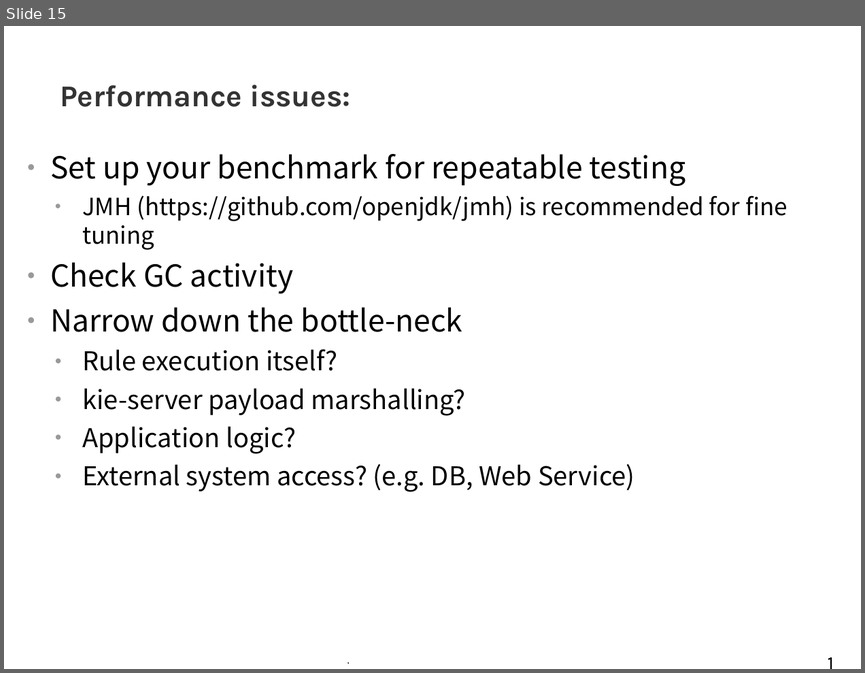
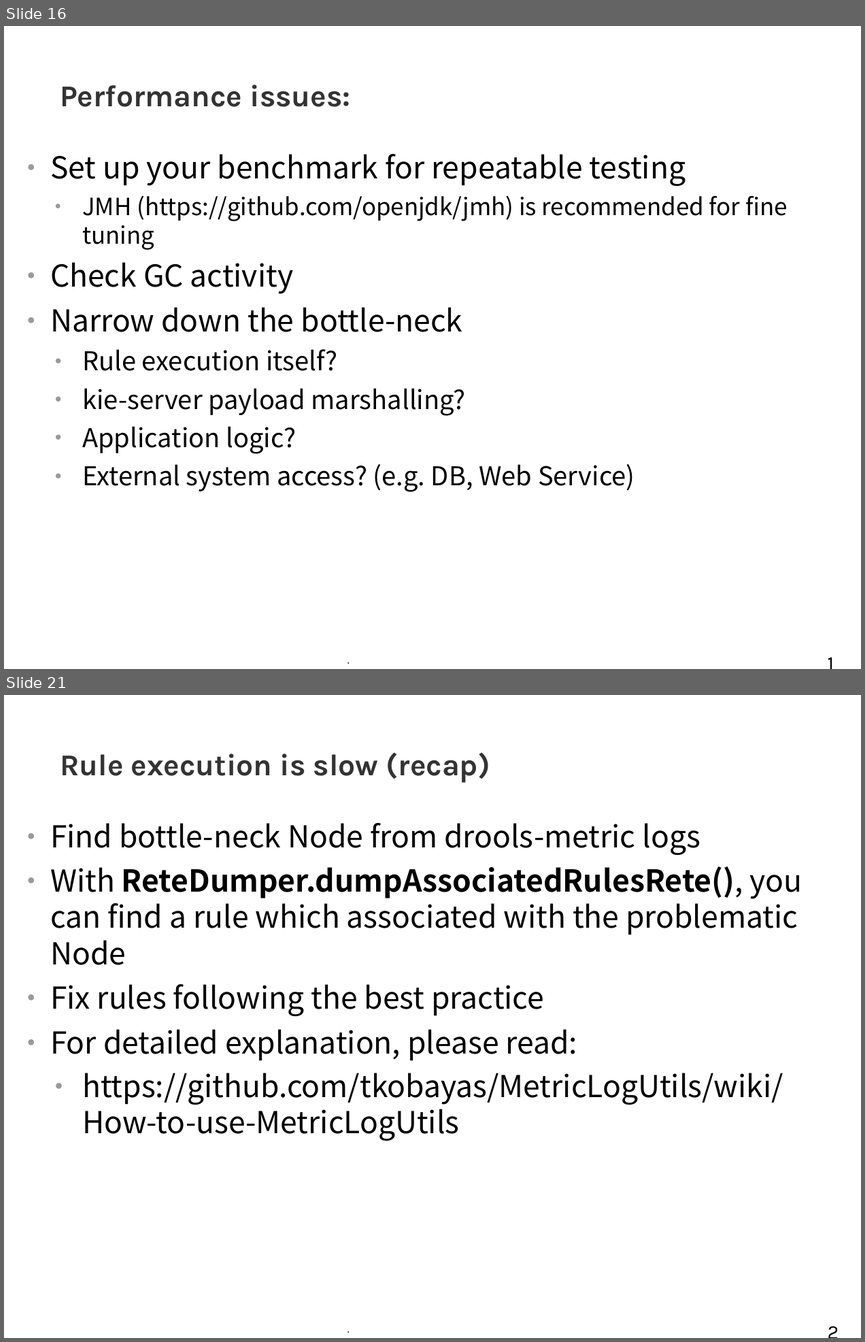
Before and after one commit to tkobayas/kie-live, a slide deck: 2021_Drools_trouble_shooting.odp. Shown one above the other, each under a label of ours: slide 15 before the commit, slides 16 and 21 after it; the slides between them are not shown. The pictures are 865x673 and 865x1342 pixels, drawn with LibreOffice and Linux fonts; fonts in the diff are those of the drawing; background and template pictures are left out. Boxes give left, top, right and bottom in pixels: in the first picture for what was removed or moved away, otherwise in the second. Text is boxed around its words. In the diff, an @@ line names an element or a change of style, - is before the commit and + after.

```diff
--- a/2021_Drools_trouble_shooting.odp
+++ b/2021_Drools_trouble_shooting.odp
@@ slide 21 added at (4, 695, 861, 1338), background #FFFFFF; not listed: 2 template elements that a slide beside it also shows @@
@@ title added at (60, 752, 490, 783), 28 pt, text #333333, bold @@
+Rule execution is slow (recap)
@@ text added at (50, 823, 802, 1140), 28 pt, text #000000 @@
+● Find bottle-neck Node from drools-metric logs
+● With ReteDumper.dumpAssociatedRulesRete(), you can find a rule which associated with the problematic Node
+● Fix rules following the best practice
+● For detailed explanation, please read:
+  ● https://github.com/tkobayas/MetricLogUtils/wiki/How-to-use-MetricLogUtils
@@ what was slide 15 is now slide 16 @@
```
Also in this commit, not shown: 10 slides changed, 2 other slides added, 1 slide removed, 31 other files.
